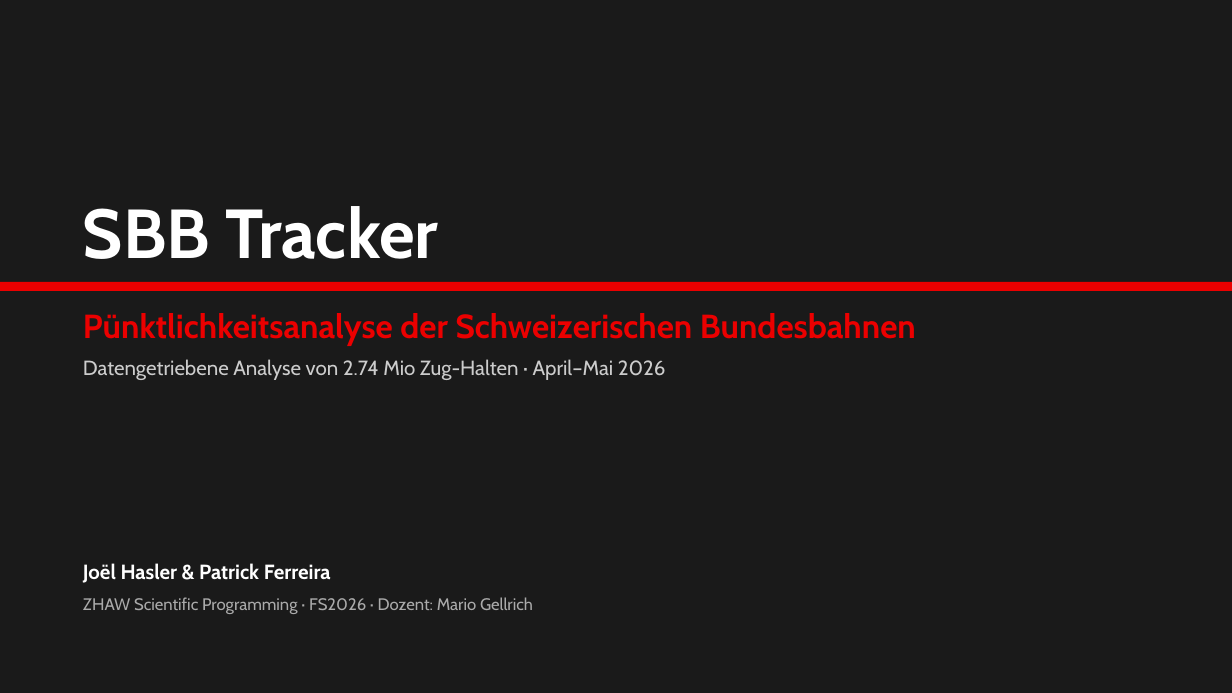
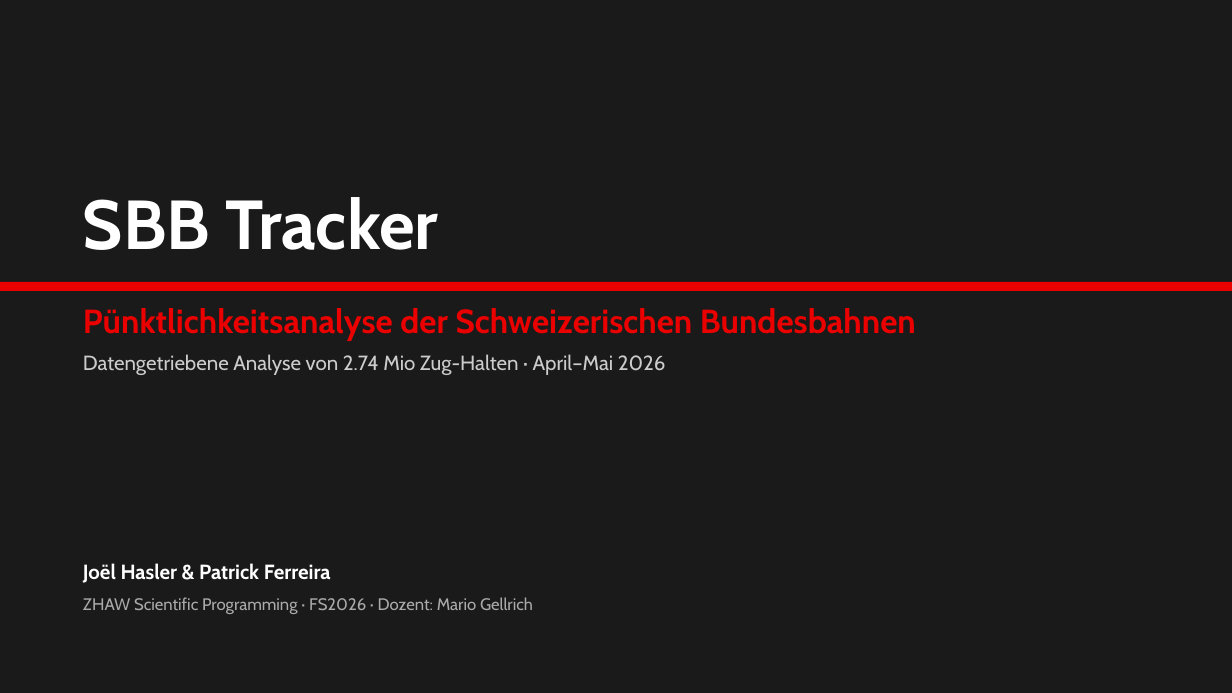
Before and after one commit to Mrgincinamon/SBB-Tracking, a slide deck: slide 1 of presentation/SBB_Tracker_Praesentation.pptx. Drawn at 1232x693 pixels with LibreOffice and Linux fonts; fonts in the diff are those of the drawing. Boxes give left, top, right and bottom in pixels: in the first picture for what was removed or moved away, otherwise in the second. Text is boxed around its words. In the diff, an @@ line names an element or a change of style, - is before the commit and + after.

```diff
--- a/presentation/SBB_Tracker_Praesentation.pptx
+++ b/presentation/SBB_Tracker_Praesentation.pptx
@@ text "SBB Tracker": place and size @@
-text "SBB Tracker" at bbox=[83, 206, 439, 259]
+text "SBB Tracker" at bbox=[83, 197, 439, 250]
@@ text "Pünktlichkeitsanalyse der Schweizerischen Bundesbahnen": place and size @@
-text "Pünktlichkeitsanalyse der Schweizerischen Bundesbahnen" at bbox=[83, 313, 916, 380]
+text "Pünktlichkeitsanalyse der Schweizerischen Bundesbahnen" at bbox=[83, 308, 916, 375]
```
Also in this commit, not shown: 13 other slides changed, 2 slides added, 2 slides removed, 1 other file.
